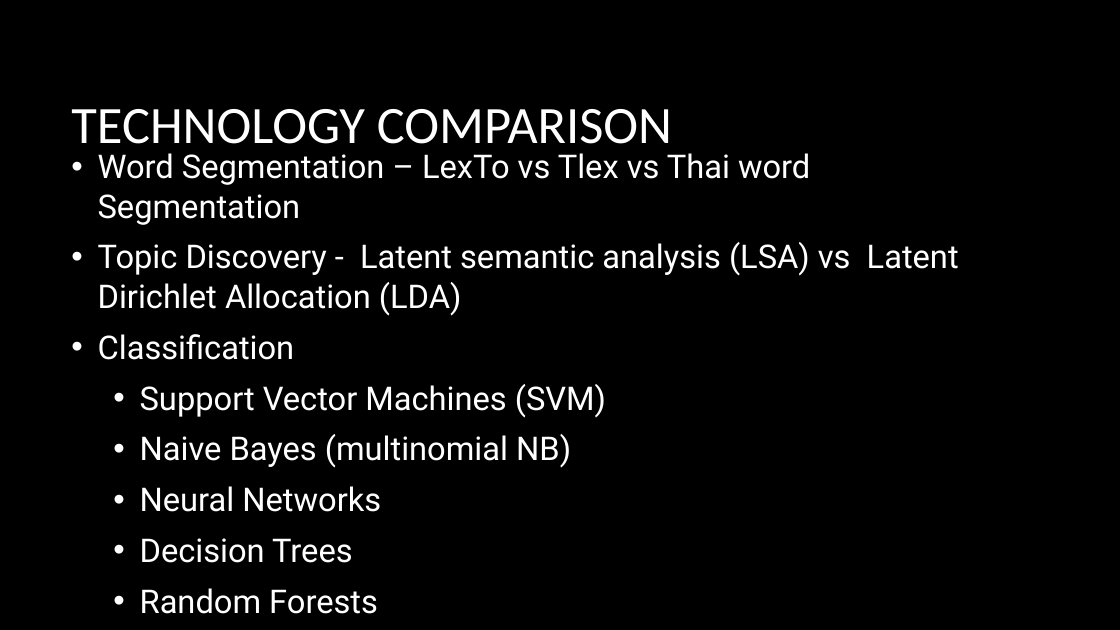
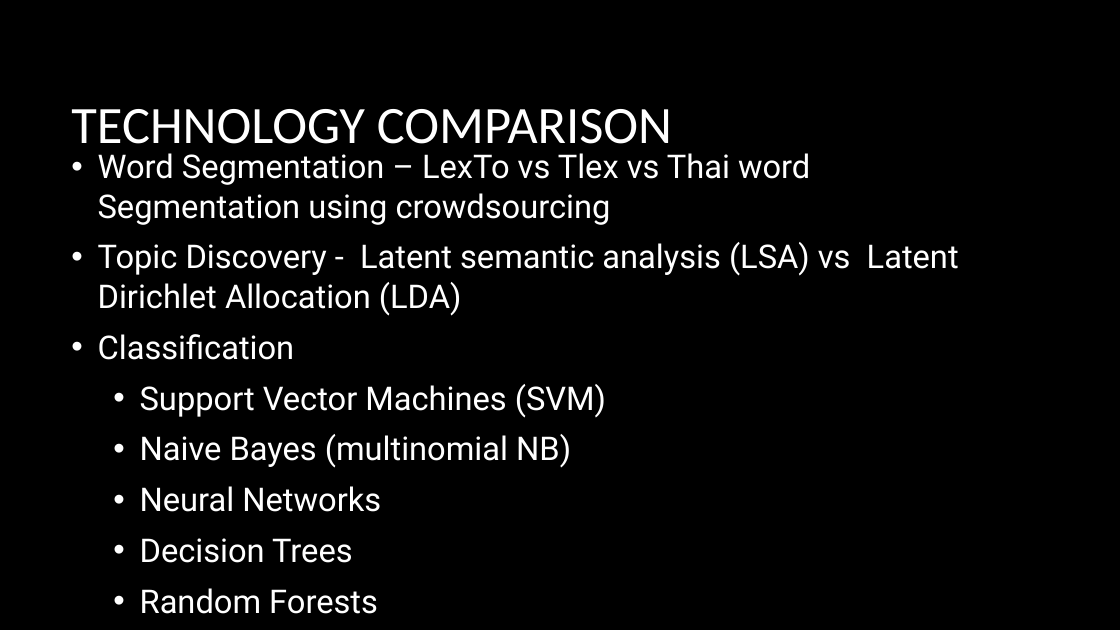
Before and after one commit to Nagisachan/project_y4, a slide deck: slide 7 of Document/Project Report Term 1/term1presentation-draft2.pptx. Drawn at 1120x630 pixels with LibreOffice and Linux fonts; fonts in the diff are those of the drawing; background and template pictures are left out. Boxes give left, top, right and bottom in pixels: in the first picture for what was removed or moved away, otherwise in the second. Text is boxed around its words. In the diff, an @@ line names an element or a change of style, - is before the commit and + after.

```diff
--- a/Document/Project Report Term 1/term1presentation-draft2.pptx
+++ b/Document/Project Report Term 1/term1presentation-draft2.pptx
@@ text at (98, 153, 810, 225): text changed @@
-• Word Segmentation – LexTo vs Tlex vs Thai word Segmentation
+• Word Segmentation – LexTo vs Tlex vs Thai word Segmentation using crowdsourcing
```
Also in this commit, not shown: 4 other slides changed, 2 slides added, 1 slide removed, 25 other files.
